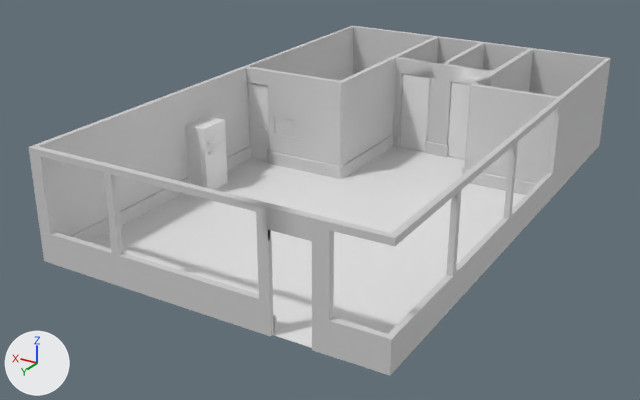
What one commit did to the FBX model Assets/Models/Rooms/Breakfast with my son/restaurant.fbx.
Rendered twice from a 50 mm camera at (-10.95, 22.18, 10.07) aimed at (1.02, 2.24, 0.1). The lights are fixed; the arrows at lower left show +X, +Y and +Z. Where no turn or scale is listed for an object, it has been applied to the vertices.

Before the edit, the objects in view are built like this:
```python
me_plane_006 = bpy.data.meshes.new('Plane.006')
me_plane_006.from_pydata(...)  # 24 vertices, 26 faces; spans x -0.48..0.48, y -0.09..-0.02, z -1.25..1.25
me_rect5591_005 = bpy.data.meshes.new('rect5591.005')
me_rect5591_005.from_pydata(...)  # 874 vertices, 791 faces; spans x -4.6..5.0, y -6.7..8.9, z 0.0..3.0
me_rect5591_005.materials.append(mat_walls)  # its picture is missing
# before: 593 (2.8, 0.3, 1.6) at pixel (301, 121), 594 (2.6, 0.3, 1.6) at pixel (307, 122), 595 (2.8, 0.1, 1.6), 596 (2.6, 0.1, 1.6), 597 (3.8, 0.3, 1.6) at pixel (274, 115)
# before: 598 (3.8, 0.1, 1.6), 599 (2.8, 0.3, 1.0) at pixel (301, 139), 600 (2.6, 0.3, 1.0) at pixel (307, 140), 601 (2.8, 0.1, 1.0), 602 (2.6, 0.1, 1.0)
# before: 603 (3.8, 0.3, 1.0) at pixel (274, 133), 604 (3.8, 0.1, 1.0)
me_rect5591_007 = bpy.data.meshes.new('rect5591.007')
me_rect5591_007.from_pydata([(2.634, 0.251, 1.598), (3.849, 0.257, 1.598), (2.634, 0.251, 1.012), (3.849, 0.257, 1.012), (3.241, 0.254, 1.012), (3.241, 0.254, 1.598)], [], [(1, 3, 4, 5), (5, 4, 2, 0)])
me_rect5591_007.materials.append(mat_walls)  # its picture is missing
ob_door_handle = bpy.data.objects.new('door handle', me_plane_006)
ob_door_handle.location = (0.66, -3.14, 1.25)
ob_reception_glass_window = bpy.data.objects.new('reception glass window', me_rect5591_007)
ob_reception_glass_window.location = (0.0, 0.0, 0.0)
ob_walls = bpy.data.objects.new('walls', me_rect5591_005)
ob_walls.location = (0.0, 0.0, 0.0)
# also in view: 'Plane' at (0.23, 1.07, 0.0); 'walls.001' at (0.23, 1.06, 0.2); 'refrigerator closet' at (4.53, 2.86, 1.0); 'door handle.001' at (-1.04, -3.19, 1.25); 'door handle.003' at (4.48, 0.19, 1.25)
```
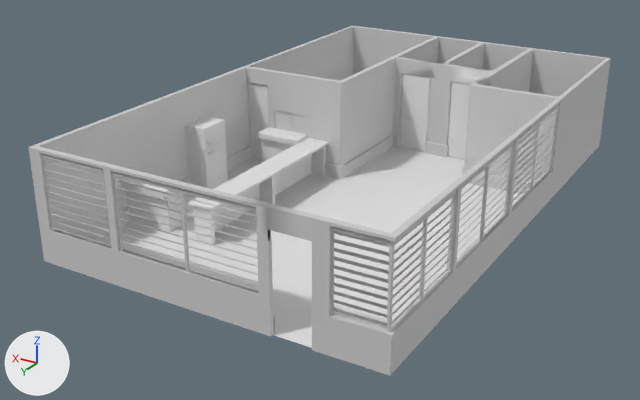
Where the change shows, as pixel boxes [x1, y1, x2, y2] in the pictures (640 x 400 px; the box of a moved part takes in the faces that stretch with it):
'blinds', added: after [43, 110, 558, 332]
'bar table', added: after [121, 127, 329, 244]
'big windows bin', added: after [42, 104, 559, 332]
part 1 of me_rect5591_005, moved or reshaped: before [44, 190, 537, 375]; after [44, 186, 538, 375]
part 2 of me_rect5591_005, moved or reshaped: before [33, 113, 545, 320]; after [33, 113, 545, 316]
part 3 of me_rect5591_005, moved or reshaped: before [511, 168, 554, 216]; after [512, 168, 554, 216]
part 4 of me_rect5591_005, moved or reshaped: before [545, 99, 562, 174]; after [545, 99, 562, 170]
part 5 of me_rect5591_005, moved or reshaped: [268, 103, 337, 146] in both

Diff of the bpy script that builds the scene:
```diff
--- a/Assets/Models/Rooms/Breakfast with my son/restaurant.fbx.py
+++ b/Assets/Models/Rooms/Breakfast with my son/restaurant.fbx.py
@@ me_rect5591_005 @@
 me_rect5591_005.from_pydata(...)  # 874 vertices, 791 faces; spans x -4.6..5.0, y -6.7..8.9, z 0.0..3.0
 # used by ob_walls; location = (0.0, 0.0, 0.0)
+# me_rect5591_005 part 1: all 40 vertices in x -4.6..4.7, y 0.0..8.9, z 0.8 are moved by (0.0, 0.0, 0.1)
+# me_rect5591_005 part 2: all 40 vertices in x -4.6..4.7, y 0.0..8.9, z 2.8 are moved by (0.0, 0.0, 0.1)
+# me_rect5591_005 part 3: all 2 vertices in x -4.5..-4.4, y -1.3, z 0.8 are moved by (0.0, 0.0, 0.1)
+# me_rect5591_005 part 4: all 2 vertices in x -4.5..-4.4, y -1.3, z 2.8 are moved by (0.0, 0.0, 0.1)
+# me_rect5591_005 part 5
+for i in [*range(593, 605)]: me_rect5591_005.vertices[i].co += Vector((0.0, 0.0, 0.2))
 me_rect5591_005.materials.append(mat_walls)
@@ me_rect5591_011 @@
+me_rect5591_011.from_pydata(...)  # 832 vertices, 624 faces; spans x -4.53..4.61, y -1.29..8.85, z 0.8..2.85
+me_rect5591_011.materials.append(mat_walls)  # its picture is missing
@@ me_rect5591_012 @@
+me_rect5591_012.from_pydata(...)  # 6310 vertices, 6338 faces; spans x -4.55..4.7, y -1.37..8.81, z 0.77..2.91
+me_rect5591_012.materials.append(mat_walls)  # its picture is missing
@@ me_cube_003 @@
+me_cube_003.from_pydata(...)  # 268 vertices, 284 faces; spans x -1.11..1.92, y -0.5..5.41, z 0.0..1.2
@@ ob_blinds @@
+ob_blinds = bpy.data.objects.new('blinds', me_rect5591_011)
+ob_blinds.location = (0.0, 0.0, 0.0)
@@ ob_big_windows_bin @@
+ob_big_windows_bin = bpy.data.objects.new('big windows bin', me_rect5591_012)
+ob_big_windows_bin.location = (0.0, 0.0, 0.0)
@@ ob_bar_table @@
+ob_bar_table = bpy.data.objects.new('bar table', me_cube_003)
+ob_bar_table.location = (3.0, 0.7, 0.0)
```
